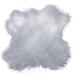
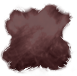
Two versions of the same layered image (77 x 76). Layer-by-layer changes:
added layer "background" (1st of 2) (luminosity, 25%) above "Paint Layer 2" over [0, 3, 74, 76]
added layer "Paint Layer 2" (multiply) above "Paint Layer 1" over [0, 3, 74, 76]
